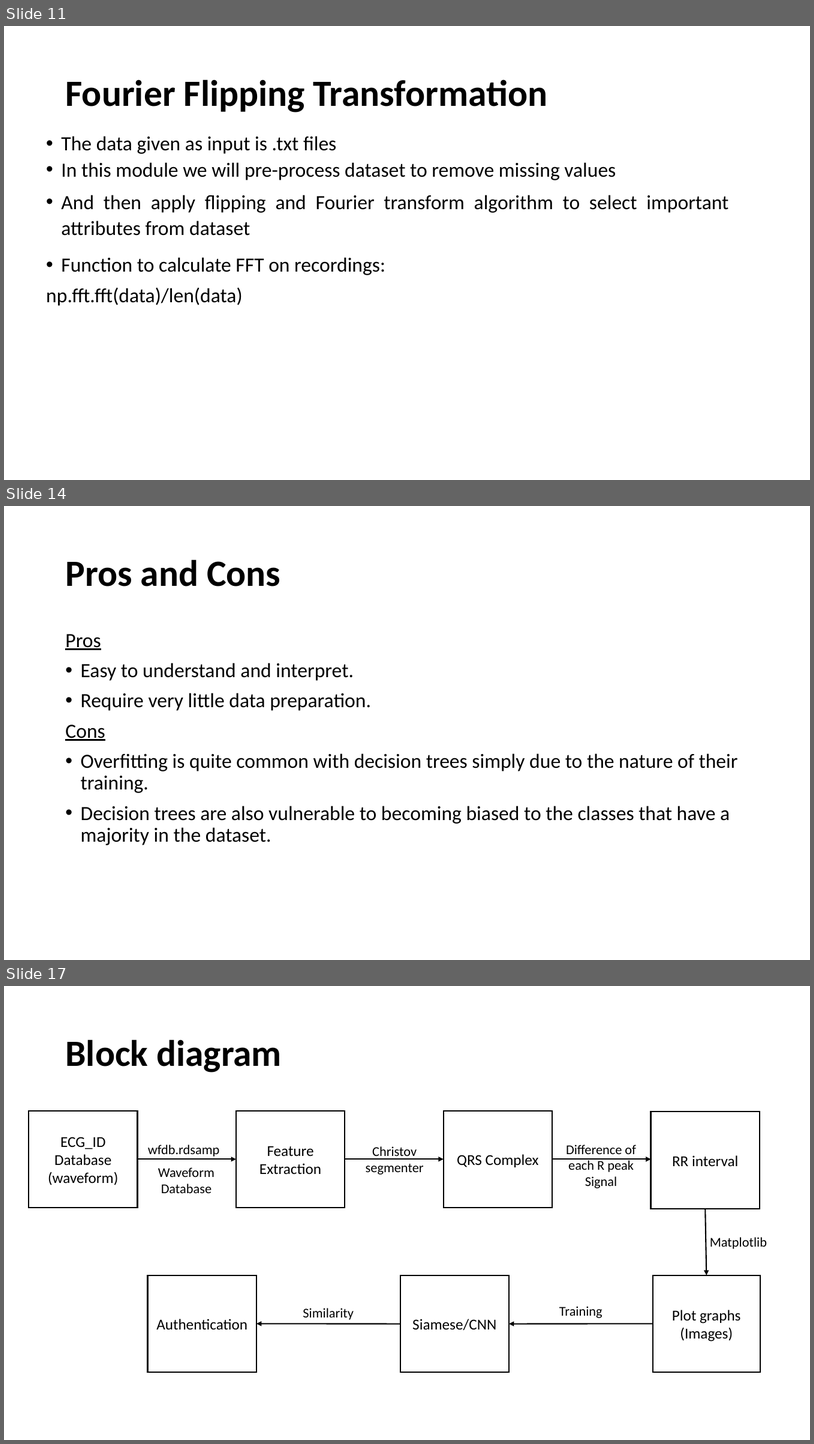
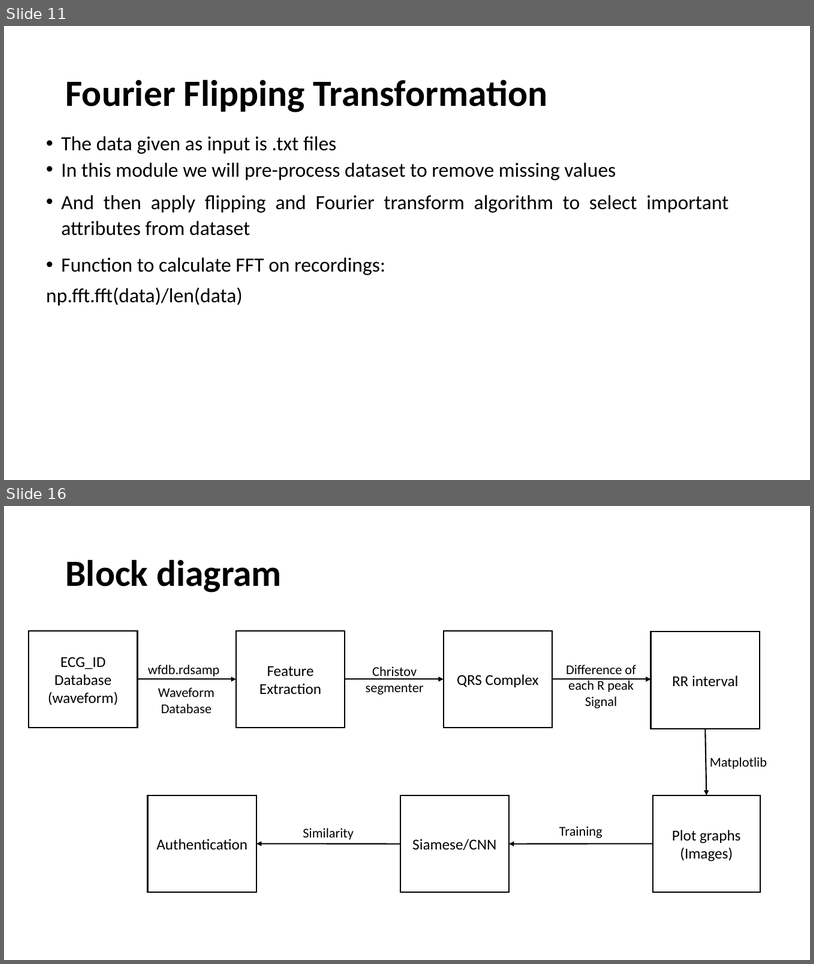
Before and after one commit to uma0441/TwoFactorAuthentication, a slide deck: Mid Term (1).pptx. Shown one above the other, each under a label of ours: slides 11, 14 and 17 before the commit, slides 11 and 16 after it; the slides between them are not shown. The pictures are 814x1444 and 814x964 pixels, drawn with LibreOffice and Linux fonts; fonts in the diff are those of the drawing. Boxes give left, top, right and bottom in pixels: in the first picture for what was removed or moved away, otherwise in the second. Text is boxed around its words. In the diff, an @@ line names an element or a change of style, - is before the commit and + after.

```diff
--- a/Mid Term (1).pptx
+++ b/Mid Term (1).pptx
@@ slide 14 removed at (x1=4, y1=506, x2=810, y2=960), background #FFFFFF @@
@@ title removed at (x1=65, y1=559, x2=281, y2=586) @@
-Pros and Cons
@@ text removed at (x1=65, y1=634, x2=738, y2=845) @@
-Pros
-• Easy to understand and interpret.
-• Require very little data preparation.
-Cons
-• Overfitting is quite common with decision trees simply due to the nature of their training.
-• Decision trees are also vulnerable to becoming biased to the classes that have a majority in the dataset.
@@ what was slide 17 is now slide 16 @@
```
Also in this commit, not shown: 5 slides changed, 2 slides added, 2 other slides removed, 1 other file.
